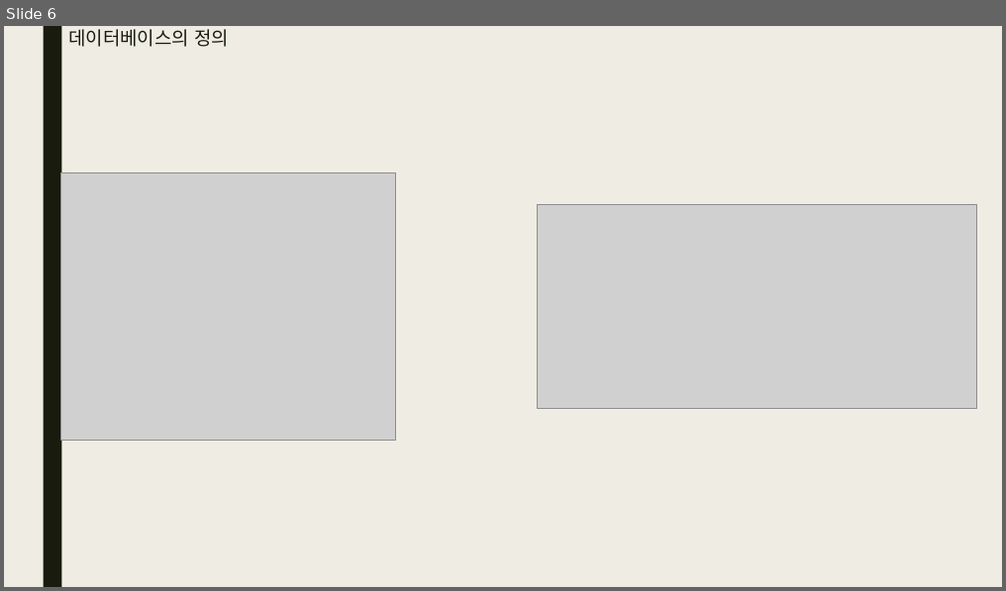
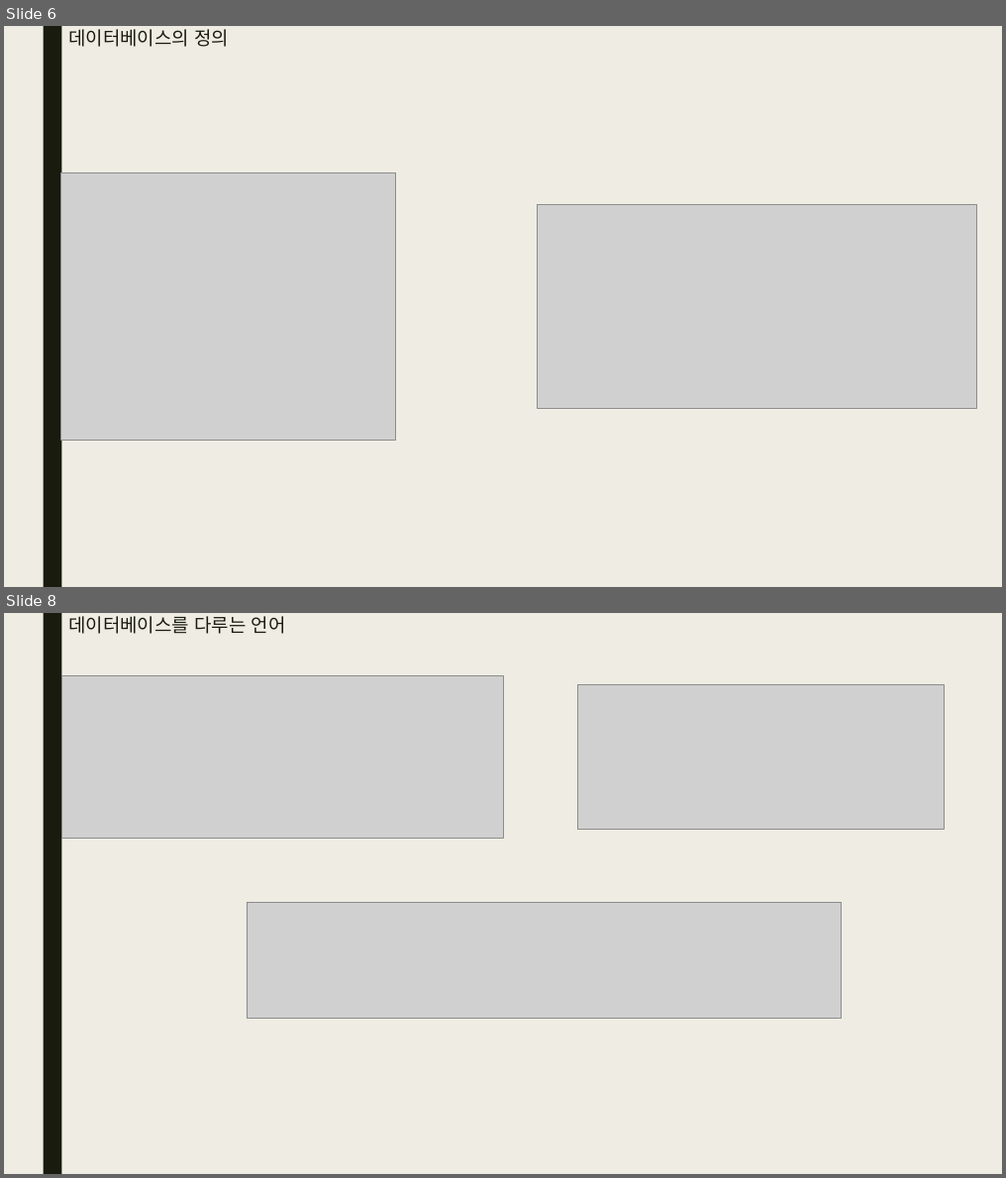
Before and after one commit to bino0130/politec-python, a slide deck: 파이썬 과제/파이썬 12강 과제 남정현.pptx. Shown one above the other, each under a label of ours: slide 6 before the commit, slides 6 and 8 after it; the slides between them are not shown. The pictures are 1006x591 and 1006x1178 pixels, drawn with LibreOffice and Linux fonts; fonts in the diff are those of the drawing; grey boxes stand for pictures. Boxes give left, top, right and bottom in pixels: in the first picture for what was removed or moved away, otherwise in the second. Text is boxed around its words. In the diff, an @@ line names an element or a change of style, - is before the commit and + after.

```diff
--- a/파이썬 과제/파이썬 12강 과제 남정현.pptx
+++ b/파이썬 과제/파이썬 12강 과제 남정현.pptx
@@ slide 8 added at (4, 613, 1002, 1174), background #EFEDE3; not listed: 1 template element that a slide beside it also shows @@
@@ title added at (68, 616, 286, 634), 18 pt, text #191B0E @@
+데이터베이스를 다루는 언어
@@ picture added at (62, 676, 503, 838) @@
@@ picture added at (578, 685, 944, 829) @@
@@ picture added at (247, 902, 842, 1018) @@
```
Also in this commit, not shown: 1 slide changed, 18 other slides added, 6 slides removed.
